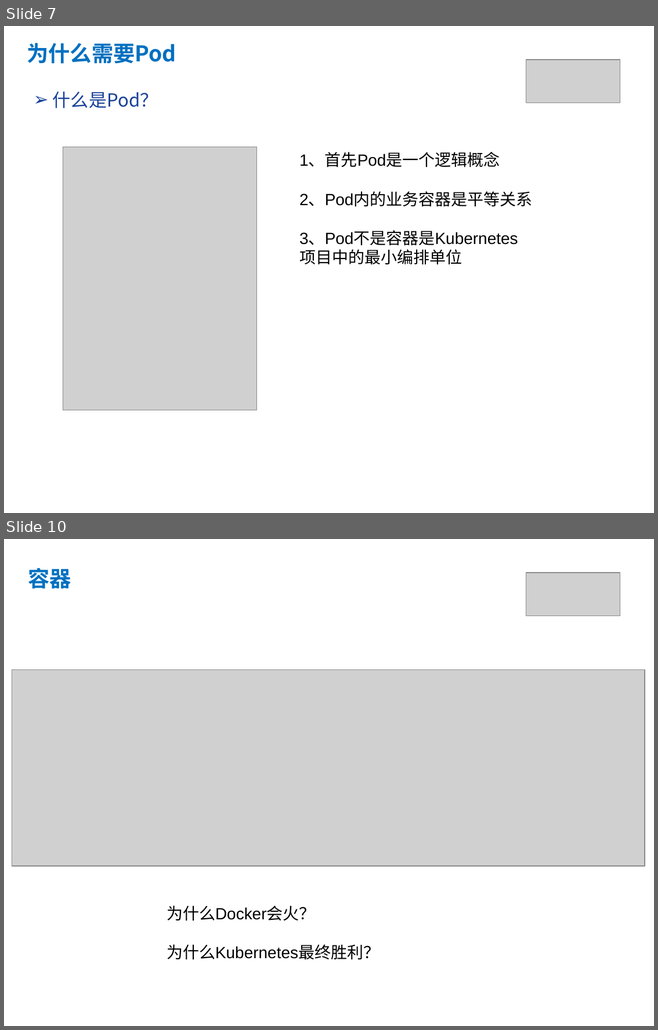
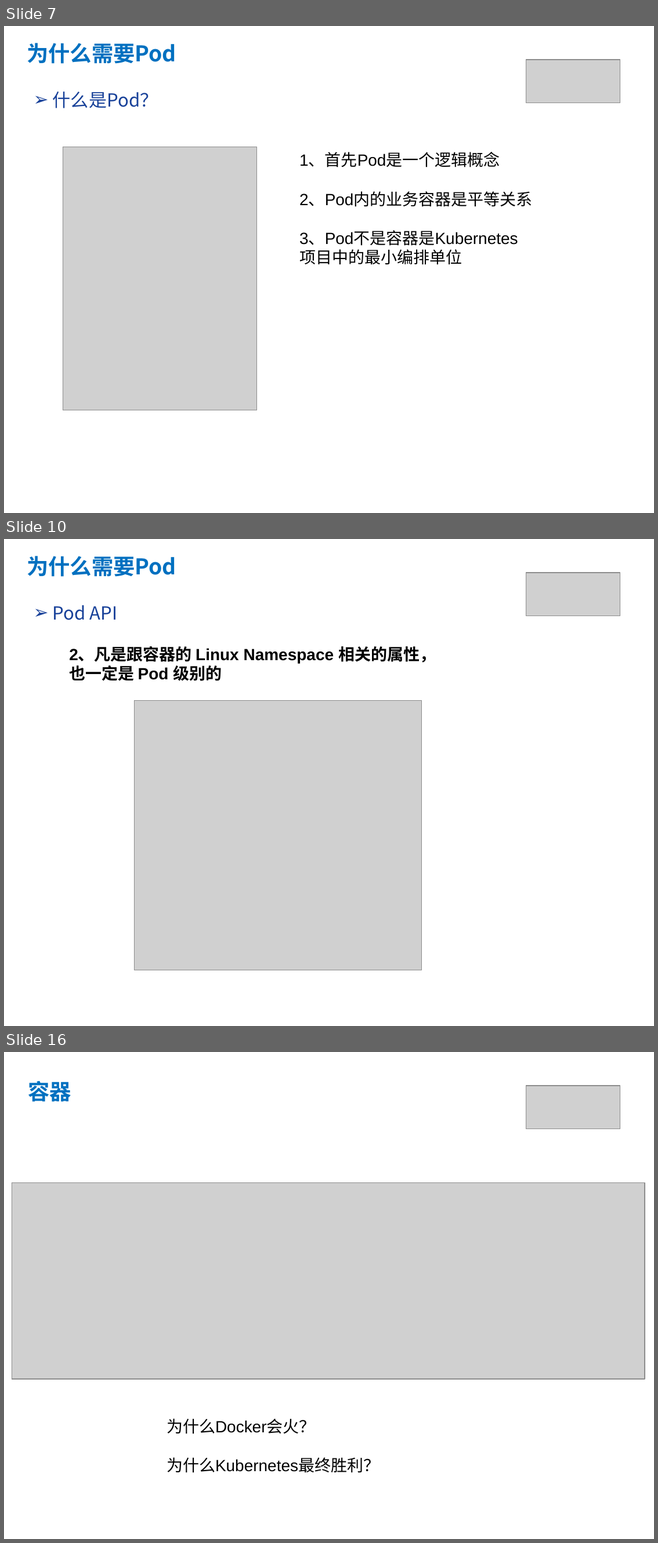
Before and after one commit to yubowen0525/k8s_from_basic_to_advanced, a slide deck: lession2/kubernetes第二课.pptx. Shown one above the other, each under a label of ours: slides 7 and 10 before the commit, slides 7, 10 and 16 after it; the slides between them are not shown. The pictures are 658x1030 and 658x1543 pixels, drawn with LibreOffice and Linux fonts; fonts in the diff are those of the drawing; grey boxes stand for pictures. Boxes give left, top, right and bottom in pixels: in the first picture for what was removed or moved away, otherwise in the second. Text is boxed around its words. In the diff, an @@ line names an element or a change of style, - is before the commit and + after.

```diff
--- a/lession2/kubernetes第二课.pptx
+++ b/lession2/kubernetes第二课.pptx
@@ slide 10 added at box(4, 539, 654, 1026), background #FFFFFF @@
@@ text added at box(27, 556, 176, 577), 24 pt, text #0070C0, bold @@
+为什么需要Pod
@@ picture added at box(525, 573, 619, 616) @@
@@ text added at box(53, 605, 118, 620), 20 pt, text #184199 @@
+➢ Pod API
@@ text added at box(69, 646, 436, 681), 18 pt, text #000000, bold @@
+2、凡是跟容器的 Linux Namespace 相关的属性，也一定是 Pod 级别的
@@ picture added at box(134, 701, 422, 971) @@
@@ what was slide 10 is now slide 16 @@
```
Also in this commit, not shown: 3 slides changed, 5 other slides added, 2 other files.
